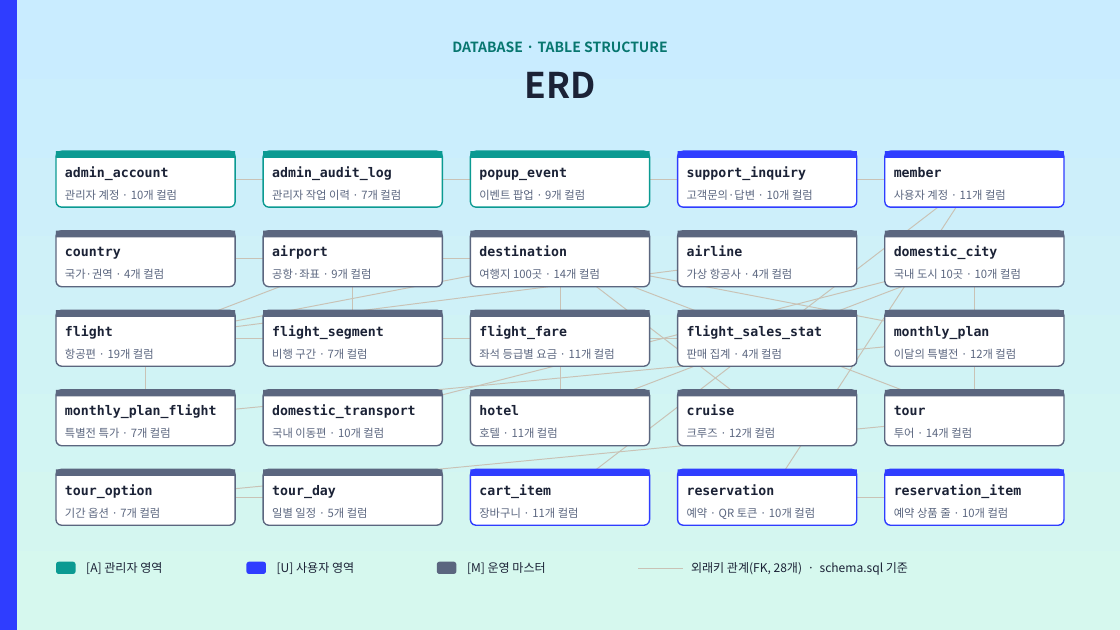
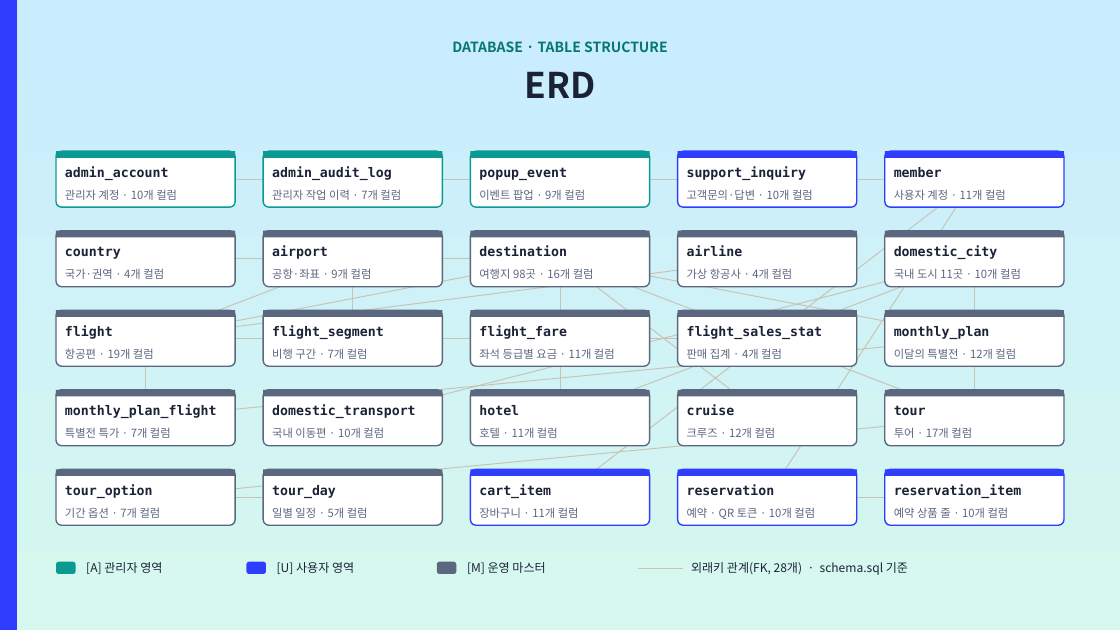
Before and after one commit to ho8566z/nado-gam_word, a slide deck: slide 18 of ppt_output/나도감_발표.pptx. Drawn at 1120x630 pixels with LibreOffice and Linux fonts; fonts in the diff are those of the drawing. Boxes give left, top, right and bottom in pixels: in the first picture for what was removed or moved away, otherwise in the second. Text is boxed around its words. In the diff, an @@ line names an element or a change of style, - is before the commit and + after.

```diff
--- a/ppt_output/나도감_발표.pptx
+++ b/ppt_output/나도감_발표.pptx
@@ text at bbox=[479, 268, 594, 279]: text changed @@
-여행지 100곳 · 14개 컬럼
+여행지 98곳 · 16개 컬럼
@@ text at bbox=[894, 268, 1021, 279]: text changed @@
-국내 도시 10곳 · 10개 컬럼
+국내 도시 11곳 · 10개 컬럼
@@ text at bbox=[894, 427, 972, 438]: text changed @@
-투어 · 14개 컬럼
+투어 · 17개 컬럼
```
Also in this commit, not shown: 12 other slides changed, 6 other files.
